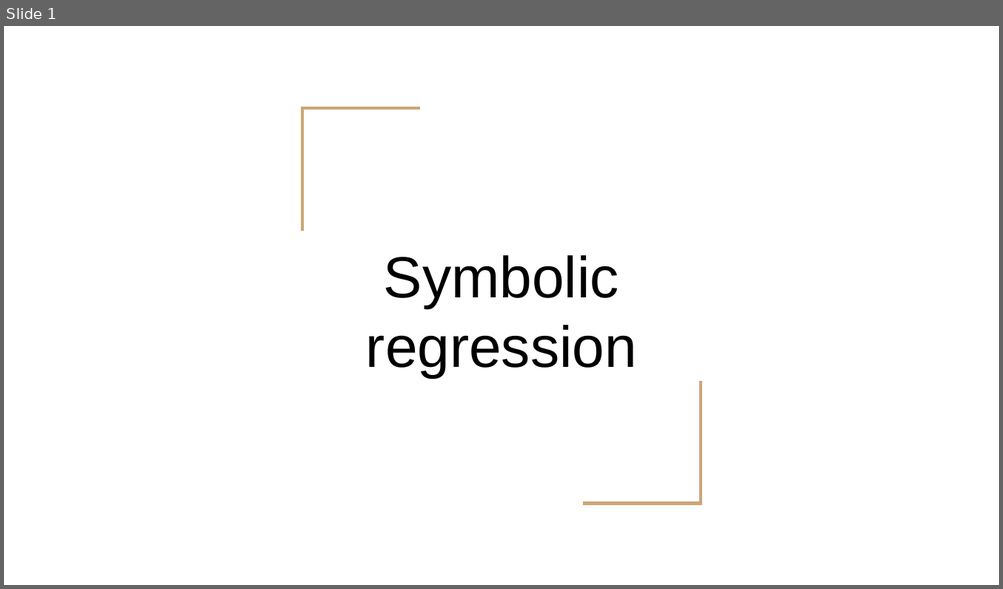
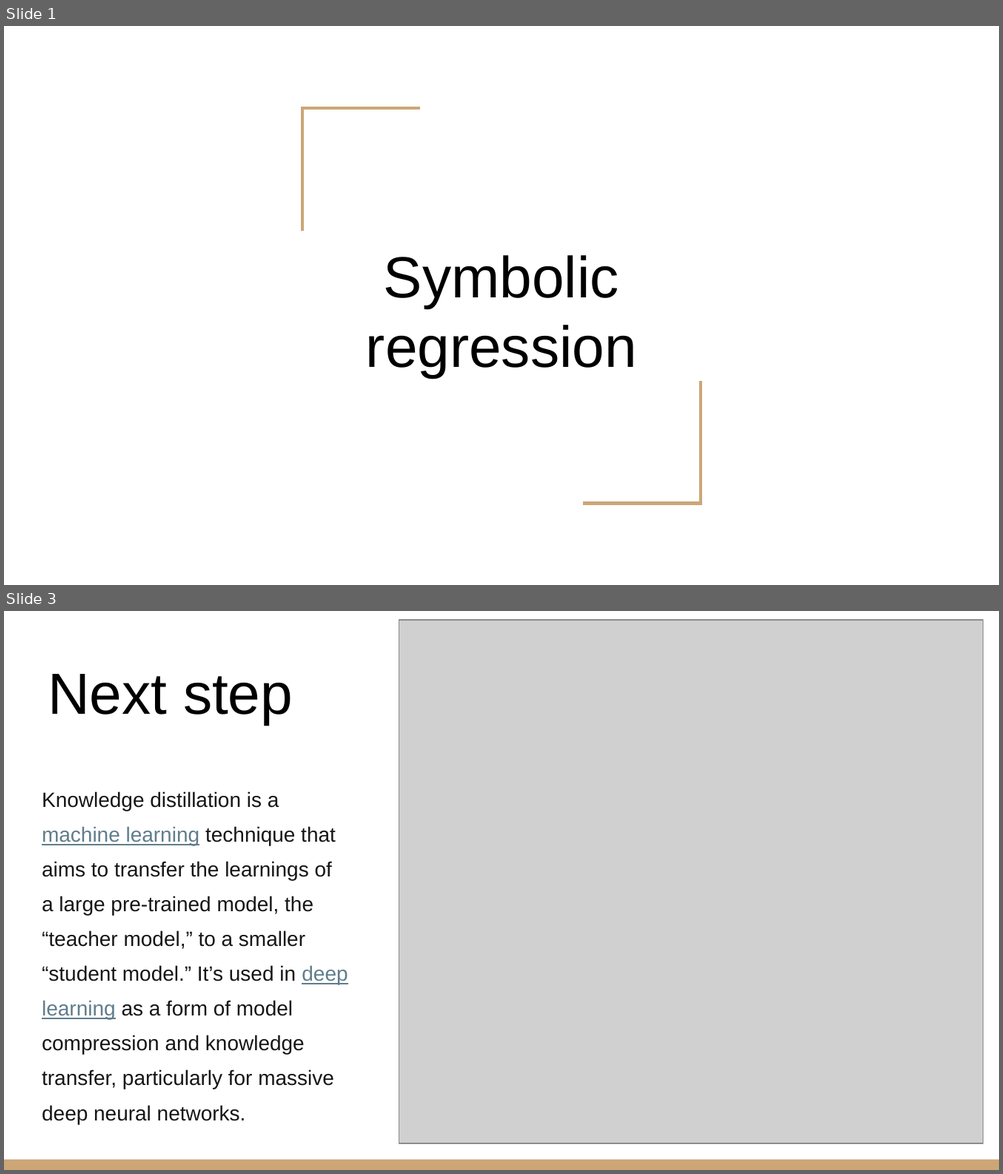
Before and after one commit to carlosal1015/neural-networks-aplications, a slide deck: lecture/Lecture3.pptx. Shown one above the other, each under a label of ours: slide 1 before the commit, slides 1 and 3 after it; the slides between them are not shown. The pictures are 1003x589 and 1003x1174 pixels, drawn with LibreOffice and Linux fonts; fonts in the diff are those of the drawing; grey boxes stand for pictures. Boxes give left, top, right and bottom in pixels: in the first picture for what was removed or moved away, otherwise in the second. Text is boxed around its words. In the diff, an @@ line names an element or a change of style, - is before the commit and + after.

```diff
--- a/lecture/Lecture3.pptx
+++ b/lecture/Lecture3.pptx
@@ slide 3 added at (4, 611, 999, 1170), background #FFFFFF @@
@@ picture added at (399, 620, 982, 1144) @@
@@ title added at (48, 674, 293, 726), 42 pt, text #000000 @@
+Next step
@@ text added at (42, 792, 347, 1125), 15 pt, text #161616 @@
+Knowledge distillation is a machine learning technique that aims to transfer the learnings of a large pre-trained model, the “teacher model,” to a smaller “student model.” It’s used in deep learning as a form of model compression and knowledge transfer, particularly for massive deep neural networks.
@@ rectangle added at (4, 1160, 999, 1170), fill #CCA677 @@
```
Also in this commit, not shown: 1 slide changed, 4 other slides added, 1 slide removed, 17 other files.
